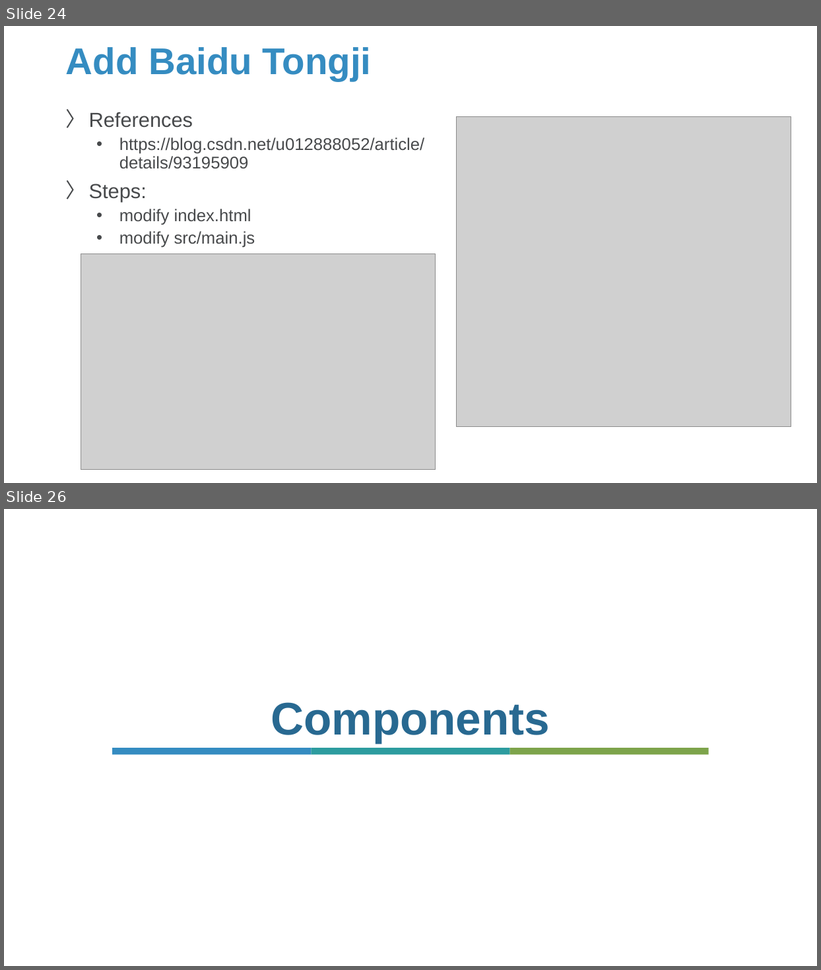
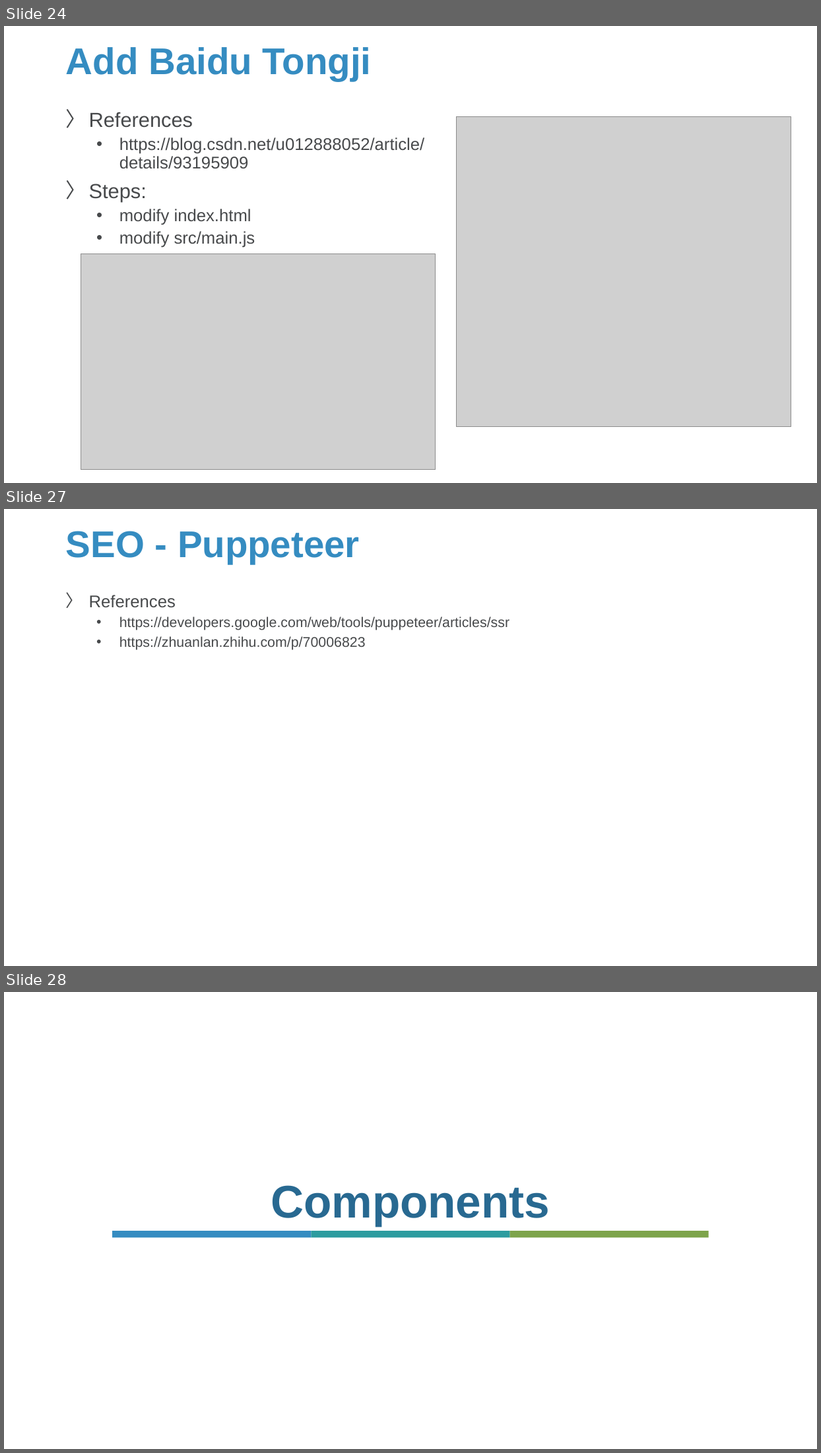
Before and after one commit to Sparks-Lu/TechNotes, a slide deck: Web/Vue-Notes.pptx. Shown one above the other, each under a label of ours: slides 24 and 26 before the commit, slides 24, 27 and 28 after it; the slides between them are not shown. The pictures are 821x970 and 821x1453 pixels, drawn with LibreOffice and Linux fonts; fonts in the diff are those of the drawing; grey boxes stand for pictures; background and template pictures are left out. Boxes give left, top, right and bottom in pixels: in the first picture for what was removed or moved away, otherwise in the second. Text is boxed around its words. In the diff, an @@ line names an element or a change of style, - is before the commit and + after.

```diff
--- a/Web/Vue-Notes.pptx
+++ b/Web/Vue-Notes.pptx
@@ slide 27 added at (4,509,817,966), background picture (left out) @@
@@ title added at (66,531,360,564), 44 pt, text #358CC1, bold @@
+SEO - Puppeteer
@@ text added at (89,595,510,650), 16.6 pt, text #47494B @@
+〉 References
+  • https://developers.google.com/web/tools/puppeteer/articles/ssr
+  • https://zhuanlan.zhihu.com/p/70006823
@@ what was slide 26 is now slide 28 @@
```
Also in this commit, not shown: 1 slide changed, 1 other slide added, 9 other files.
